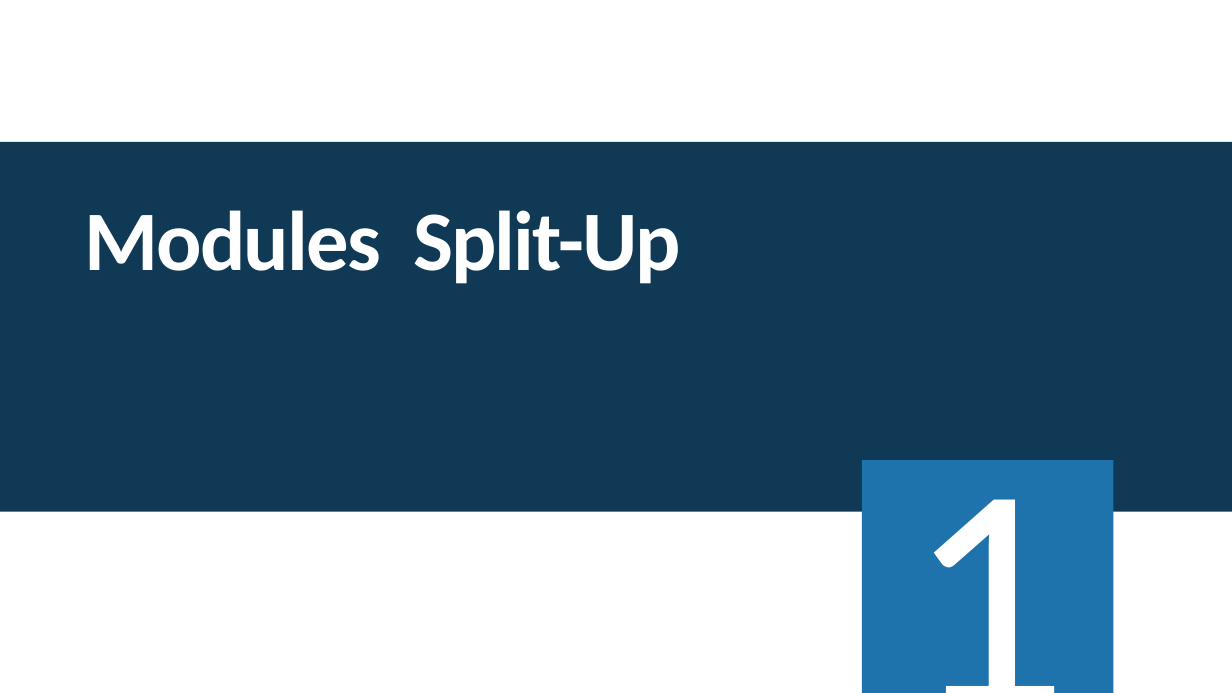
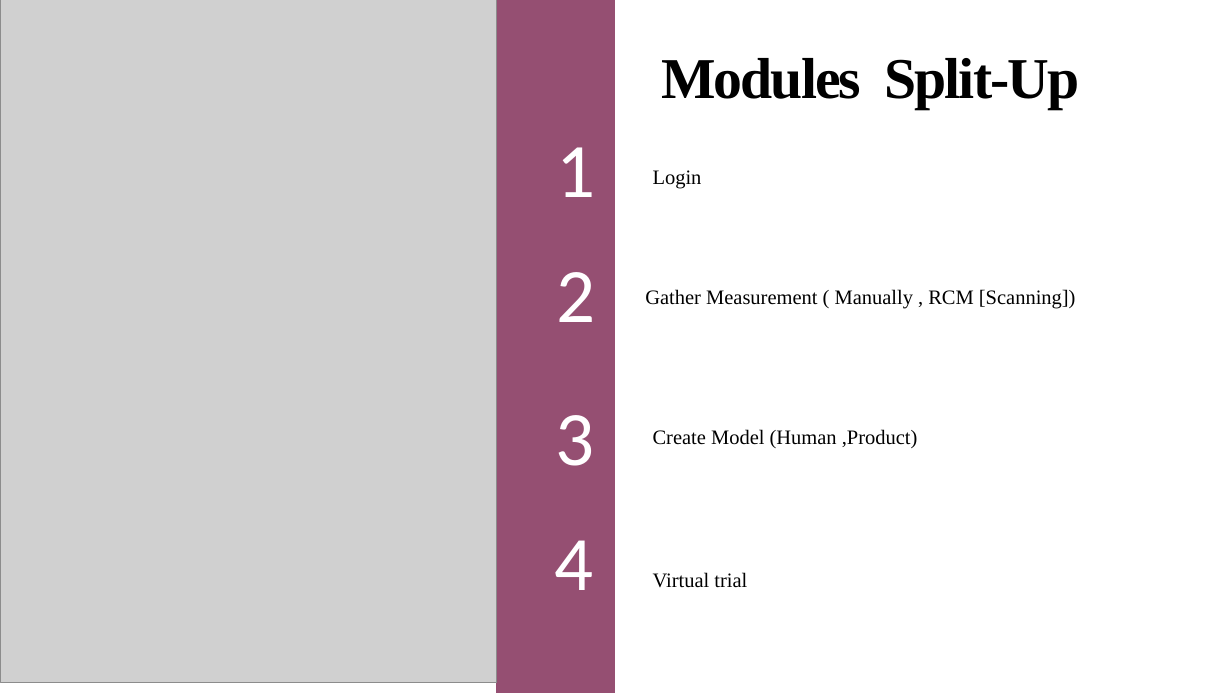
Before and after one commit to 3-idiot/VIRTUAL-CLOTHING-SYSTEM, a slide deck: slide 7 of doc/PPT/VIRTUAL CLOTHING SYSTEM (v1).pptx. Drawn at 1232x693 pixels with LibreOffice and Linux fonts; fonts in the diff are those of the drawing; grey boxes stand for pictures. Boxes give left, top, right and bottom in pixels: in the first picture for what was removed or moved away, otherwise in the second. Text is boxed around its words. In the diff, an @@ line names an element or a change of style, - is before the commit and + after.

```diff
--- a/doc/PPT/VIRTUAL CLOTHING SYSTEM (v1).pptx
+++ b/doc/PPT/VIRTUAL CLOTHING SYSTEM (v1).pptx
@@ picture added at box(0, 0, 496, 683) @@
@@ rectangle added at box(496, 0, 615, 693), fill #954F72 @@
@@ title "Modules Split-Up": place and size @@
-title "Modules Split-Up" at box(85, 210, 680, 284)
+title "Modules Split-Up" at box(661, 58, 1079, 109)
@@ title "Modules Split-Up" at box(661, 58, 1079, 109): size 66 to 45 pt, font Calibri to Times New Roman, text colour #FFFFFF to #000000; vertical alignment top to bottom @@
@@ rectangle removed at box(0, 142, 1232, 512) @@
@@ text "1": place and size @@
-text "1" at box(862, 460, 1114, 693)
+text "1" at box(557, 147, 596, 197)
@@ text "1" at box(557, 147, 596, 197): size 250 to 60 pt; alignment centre to right; vertical alignment bottom to middle; fill #1E73AC to none @@
@@ text added at box(653, 170, 702, 189), 16 pt, text #000000 @@
+Login
@@ text added at box(557, 272, 596, 322), 60 pt, text #FFFFFF @@
+2
@@ text added at box(645, 289, 1076, 309), 16 pt, text #000000 @@
+Gather Measurement ( Manually , RCM [Scanning])
@@ text added at box(555, 415, 594, 466), 60 pt, text #FFFFFF @@
+3
@@ text added at box(653, 429, 918, 448), 16 pt, text #000000 @@
+Create Model (Human ,Product)
@@ text added at box(554, 540, 593, 590), 60 pt, text #FFFFFF @@
+4
@@ text added at box(653, 572, 747, 588), 16 pt, text #000000 @@
+Virtual trial
```
Also in this commit, not shown: 6 other slides changed, 4 slides added, 2 slides removed, 3 other files.
